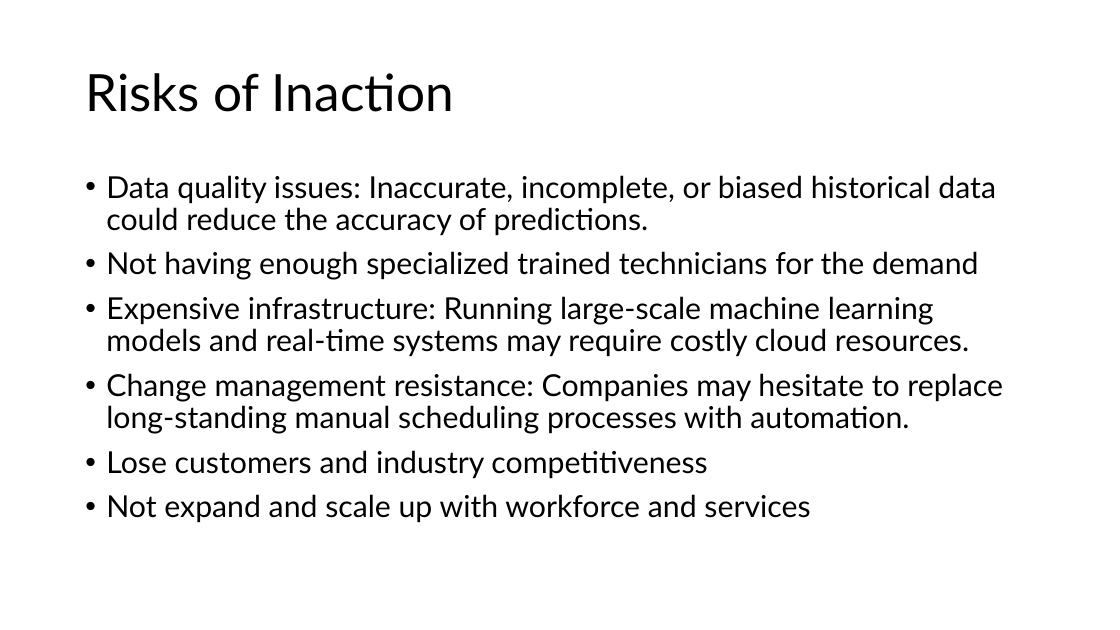
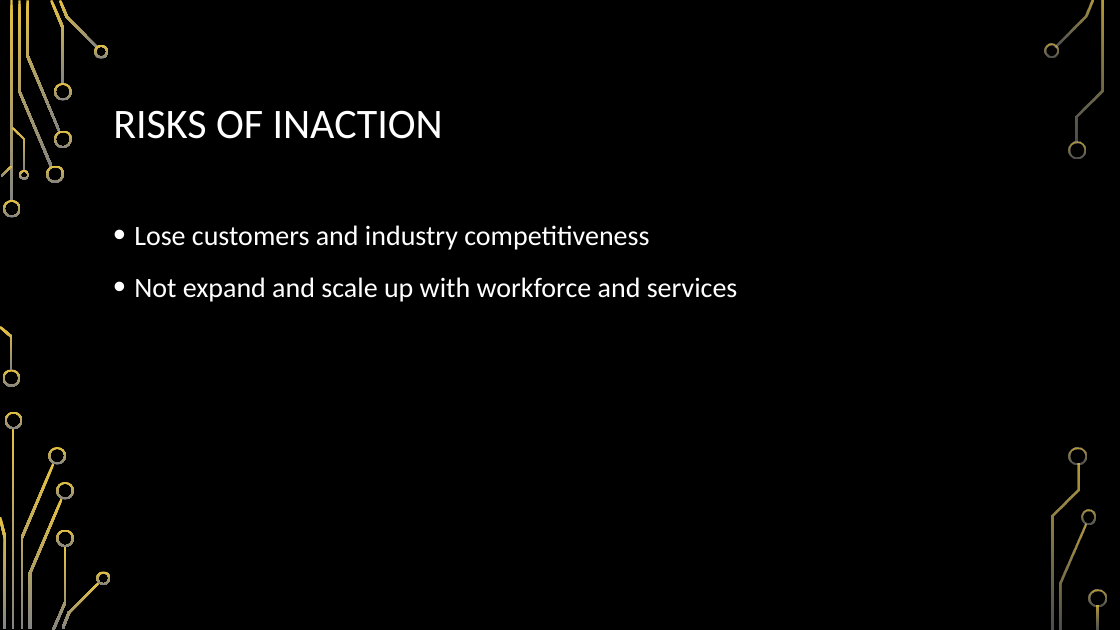
Before and after one commit to suebyeon/Capstone, a slide deck: slide 6 of Business Case.pptx. Drawn at 1120x630 pixels with LibreOffice and Linux fonts; fonts in the diff are those of the drawing; background and template pictures are left out. Boxes give left, top, right and bottom in pixels: in the first picture for what was removed or moved away, otherwise in the second. Text is boxed around its words. In the diff, an @@ line names an element or a change of style, - is before the commit and + after.

```diff
--- a/Business Case.pptx
+++ b/Business Case.pptx
@@ background #FFFFFF to picture (left out) @@
@@ title at (113,110,443,139): text changed; size 44 to 36 pt; font Lato to Calibri; text colour #000000 to #FFFFFF @@
-Risks of Inaction
+RISKS OF INACTION
@@ text at (106,175,1003,434): paragraphs removed @@
-• Data quality issues: Inaccurate, incomplete, or biased historical data could reduce the accuracy of predictions.
-• Not having enough specialized trained technicians for the demand
-• Expensive infrastructure: Running large-scale machine learning models and real-time systems may require costly cloud resources.
-• Change management resistance: Companies may hesitate to replace long-standing manual scheduling processes with automation.
@@ text "Lose customers and industry competitiveness": place and size @@
-text "Lose customers and industry competitiveness" at (106,175,1003,523)
+text "Lose customers and industry competitiveness" at (134,225,738,302)
@@ text "Lose customers and industry competitiveness" at (134,225,738,302): size 25.9 to 24 pt, font Lato to Calibri, text colour #000000 to #FFFFFF; line spacing 0.9 to 1.2 @@
@@ group added at (0,0,1107,630): 33 freeform shapes, 3 rectangles @@
```
Also in this commit, not shown: 10 other slides changed, 2 slides added, 2 slides removed.
